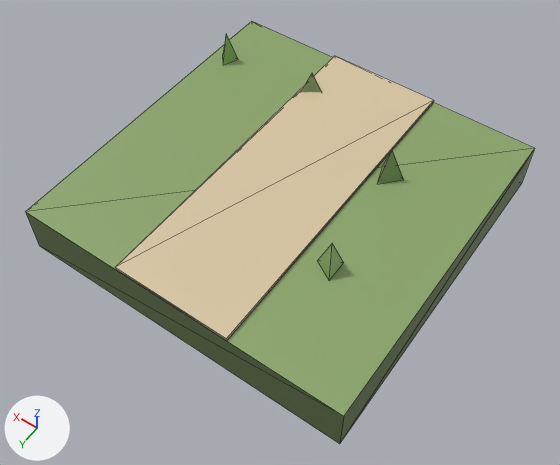
What one commit did to the glTF model godot/story-engine/assets/realm/emberdale/t_footpath.glb.
Both versions are drawn from a camera (50 mm lens) standing at (-1.62, 2.35, 3.23) and looking at (-0.08, 0.2, -0.16). Arrows for +X, +Y and +Z are at lower left; the lights stay in place. The picture after the commit comes second. Mesh edges are drawn as thin lines. Vertices at exactly the same position are counted once.

Objects in the first picture: 't_footpath'.
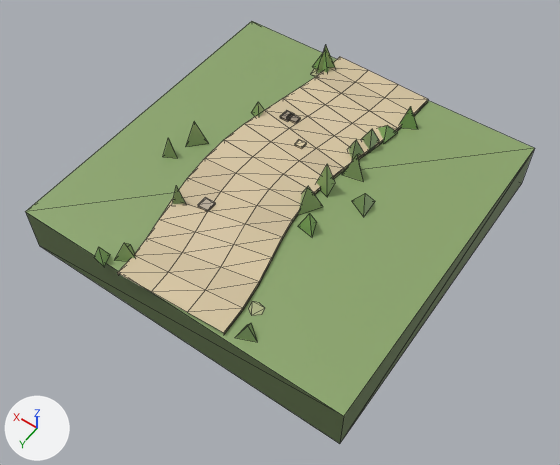
The change in detail:
me_t_footpath is used by ob_t_footpath; location (0.0, 0.0, 0.0).
me_t_footpath had 32 vertices, 32 faces and spanned x -1.0..1.0, y -1.0..1.0, z -0.25..0.25.
me_t_footpath now has 214 vertices, 252 faces and spans x -1.0..1.0, y -1.01..1.02, z -0.25..0.24.
me_t_footpath part 1: the loose piece of 8 vertices spanning x -0.35..0.35, y -1.0..1.0, z 0.05..0.07 is copied, and the copy is scaled about its middle by (0.077, 0.0331, 0.6), then moved by (0.28, -0.38, 0.02); it spans x 0.25..0.3, y -0.41..-0.35, z 0.07..0.08.
me_t_footpath part 2: the loose piece of 8 vertices spanning x -0.35..0.35, y -1.0..1.0, z 0.05..0.07 is copied, and the copy is scaled about its middle by (0.0957, 0.0215, 0.6), then moved by (0.24, -0.38, 0.02); it spans x 0.2..0.27, y -0.4..-0.36, z 0.07..0.08.
me_t_footpath part 3: the loose piece of 8 vertices spanning x -0.35..0.35, y -1.0..1.0, z 0.05..0.07 is copied, and the copy is scaled about its middle by (0.0716, 0.022, 0.6), then moved by (0.08, -0.23, 0.02); it spans x 0.06..0.11, y -0.26..-0.21, z 0.07..0.08.
me_t_footpath part 4: the loose piece of 8 vertices spanning x -0.35..0.35, y -1.0..1.0, z 0.05..0.07 is copied, and the copy is scaled about its middle by (0.0964, 0.0327, 0.6), then moved by (0.24, 0.42, 0.02); it spans x 0.2..0.27, y 0.39..0.45, z 0.07..0.08.
me_t_footpath part 5: the loose piece of 4 vertices spanning x -0.52..-0.37, y -0.39..-0.25, z 0.05..0.25 is deleted.
me_t_footpath part 6: the loose piece of 4 vertices spanning x -0.55..-0.44, y 0.3..0.44, z 0.05..0.25 is deleted.
me_t_footpath part 7: the loose piece of 4 vertices spanning x 0.21..0.35, y -0.74..-0.59, z 0.05..0.19 is deleted.
me_t_footpath part 8: the loose piece of 4 vertices spanning x 0.84..0.95, y -0.64..-0.54, z 0.05..0.25 is deleted.
Part 9, on me_t_footpath:
7 vertices are removed from x -0.35..0.35, y -1.0..1.0, z 0.05..0.07.
10 faces are deleted.
1 vertex moves from x 0.35, y 1.0, z 0.07 to x -0.11, y 0.99, z 0.07.
173 vertices are added at x -0.48..0.67, y -1.01..1.02, z 0.05..0.24.
202 new faces join them.

Changed parts and their boxes (x1, y1, x2, y2) in the pictures (560 x 465 px):
part 1 of me_t_footpath, added: after (280, 110, 294, 122)
part 2 of me_t_footpath, added: after (287, 113, 300, 123)
part 3 of me_t_footpath, added: after (294, 139, 306, 149)
part 4 of me_t_footpath, added: after (198, 197, 215, 212)
part 5 of me_t_footpath, deleted (green): before (377, 150, 404, 184)
part 6 of me_t_footpath, deleted (green): before (318, 244, 344, 281)
part 7 of me_t_footpath, deleted: before (301, 73, 322, 92)
part 8 of me_t_footpath, deleted: before (223, 33, 238, 65)
part 9 of me_t_footpath, reshaped: before (115, 56, 434, 341); after (95, 45, 428, 342)
